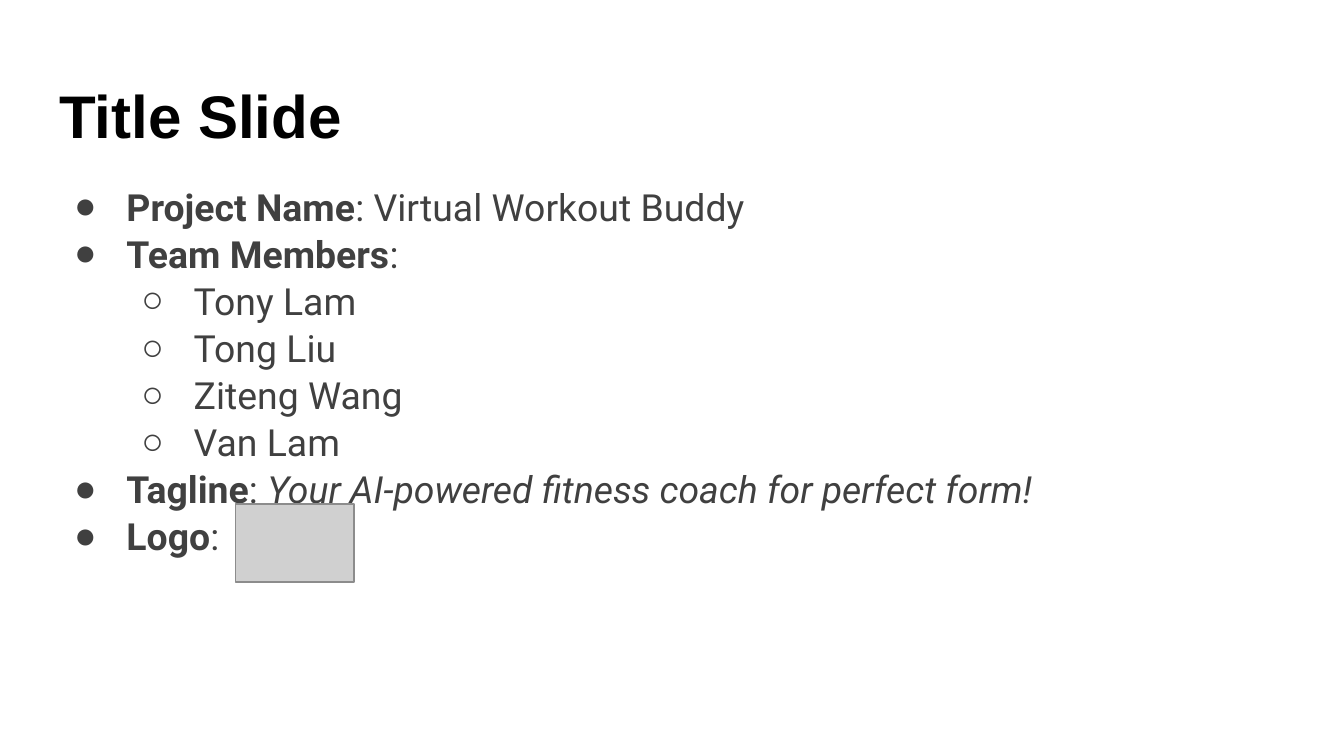
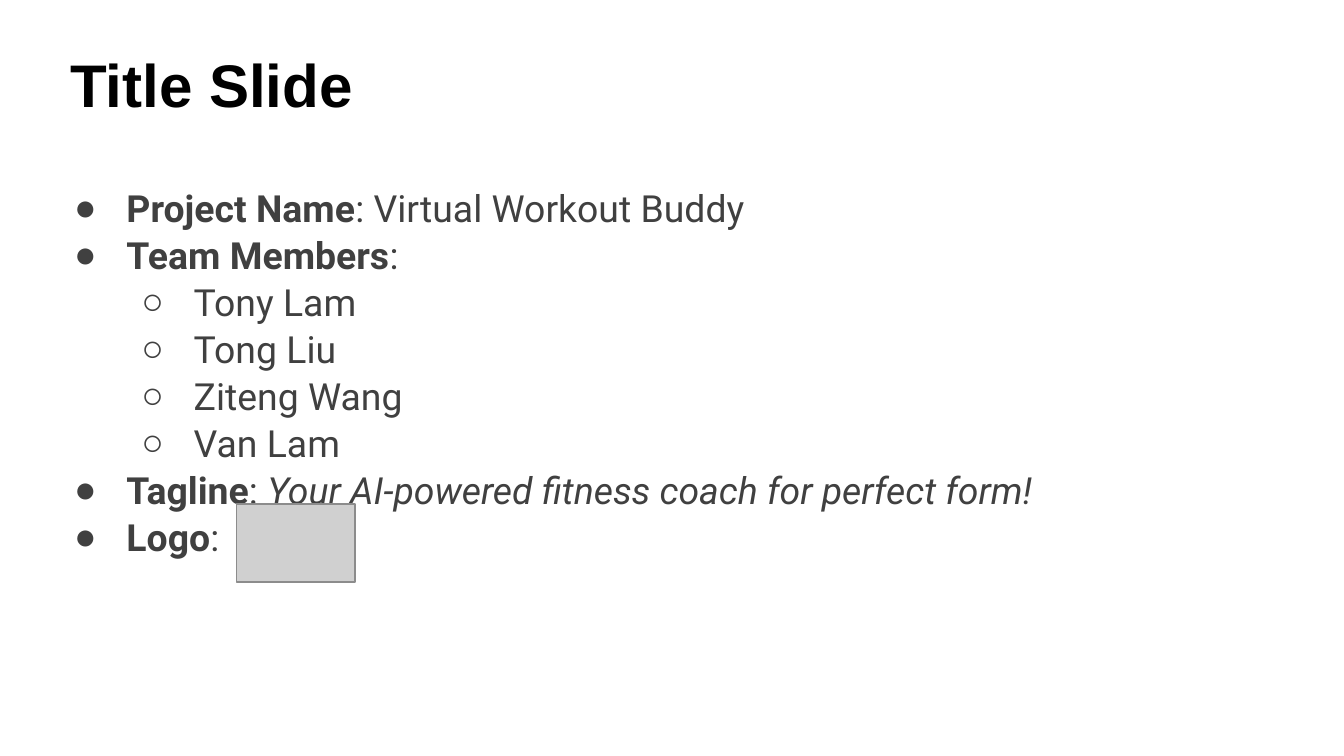
Before and after one commit to silenttundre/VirtualWorkoutBuddy, a slide deck: slide 2 of Virtual Workout Buddy.pptx. Drawn at 1344x756 pixels with LibreOffice and Linux fonts; fonts in the diff are those of the drawing; grey boxes stand for pictures. Boxes give left, top, right and bottom in pixels: in the first picture for what was removed or moved away, otherwise in the second. Text is boxed around its words. In the diff, an @@ line names an element or a change of style, - is before the commit and + after.

```diff
--- a/Virtual Workout Buddy.pptx
+++ b/Virtual Workout Buddy.pptx
@@ title "Title Slide": place and size @@
-title "Title Slide" at (59,94,341,139)
+title "Title Slide" at (70,63,352,108)
```
Also in this commit, not shown: 7 other slides changed, 3 slides added, 3 slides removed, 3 other files.
